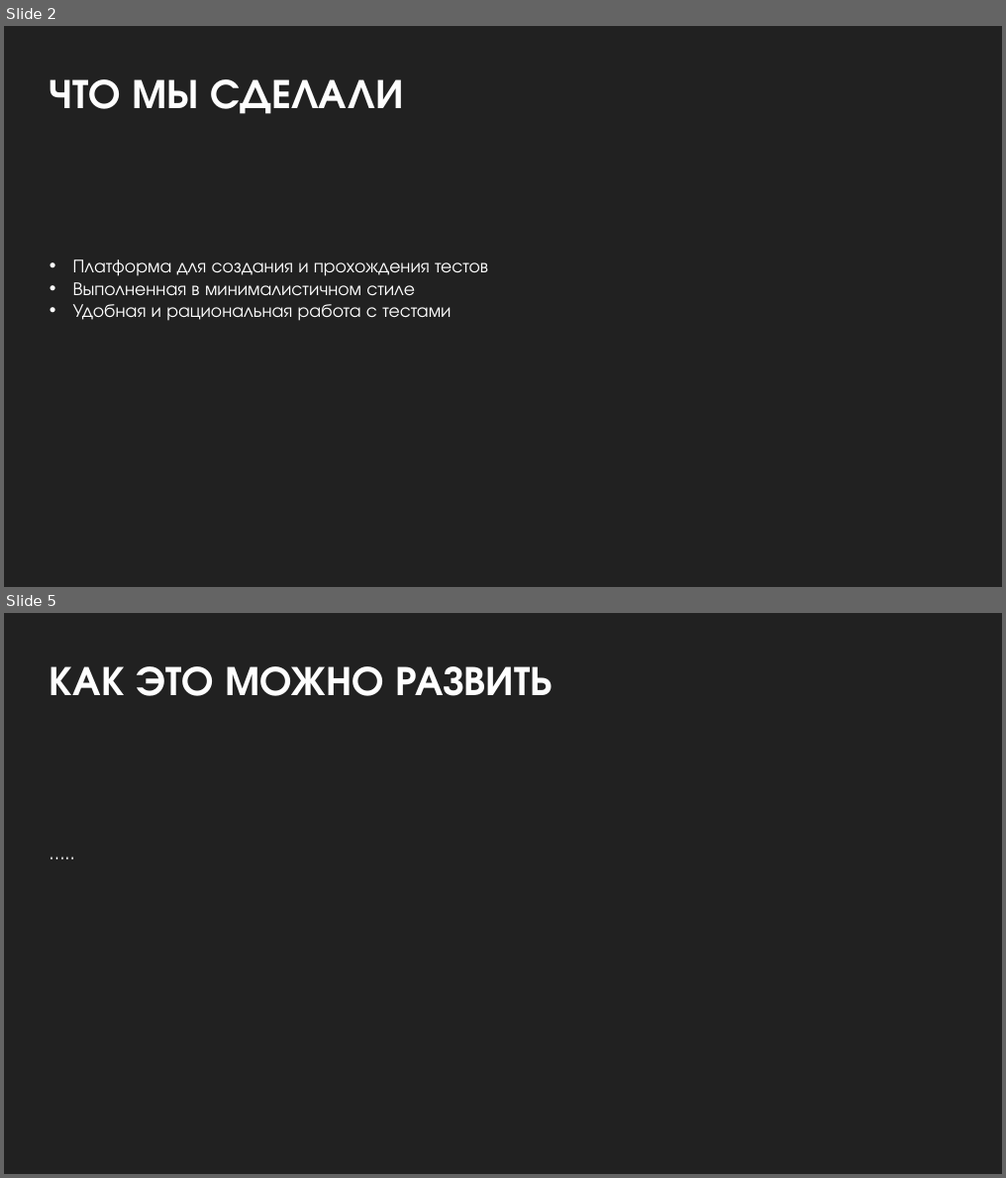
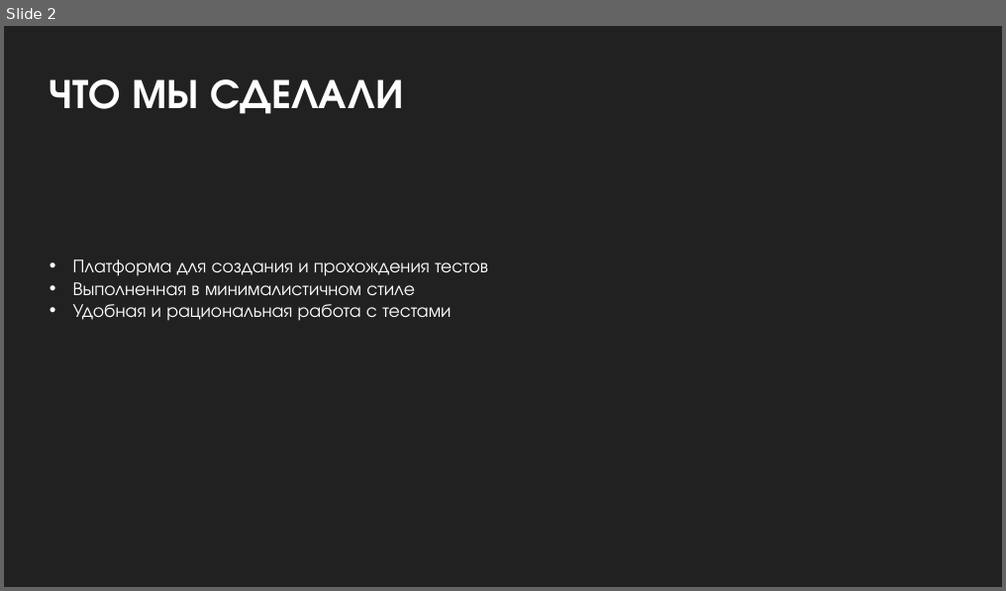
Before and after one commit to BadCatSet/YalWeb2022, a slide deck: документация/презентация.pptx. Shown one above the other, each under a label of ours: slides 2 and 5 before the commit, slide 2 after it; the slides between them are not shown. The pictures are 1006x1178 and 1006x591 pixels, drawn with LibreOffice and Linux fonts; fonts in the diff are those of the drawing. Boxes give left, top, right and bottom in pixels: in the first picture for what was removed or moved away, otherwise in the second. Text is boxed around its words. In the diff, an @@ line names an element or a change of style, - is before the commit and + after.

```diff
--- a/документация/презентация.pptx
+++ b/документация/презентация.pptx
@@ slide 5 removed at (x1=4, y1=613, x2=1002, y2=1174), background #212121 @@
@@ text removed at (x1=50, y1=666, x2=552, y2=696) @@
-КАК ЭТО МОЖНО РАЗВИТЬ
@@ text removed at (x1=43, y1=838, x2=792, y2=867) @@
-…..
```
Also in this commit, not shown: 3 slides changed, 2 slides added, 1 other slide removed.
